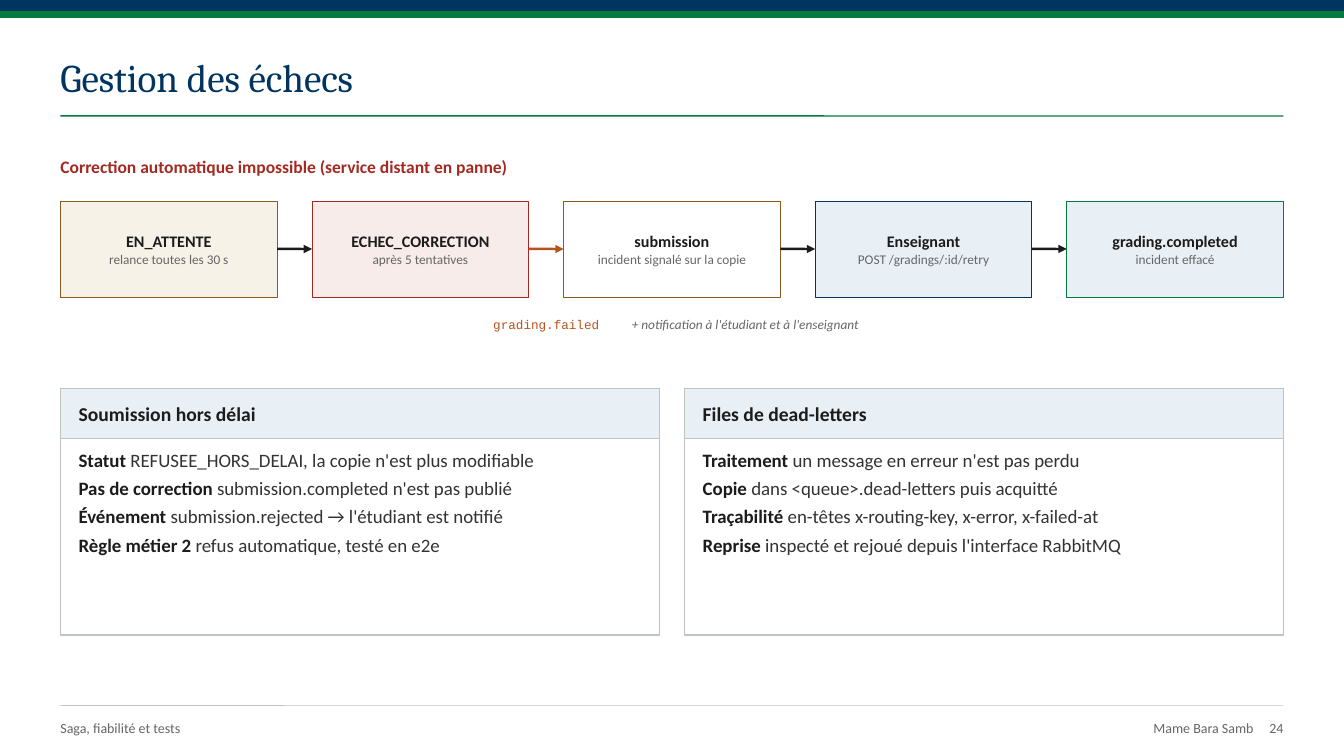
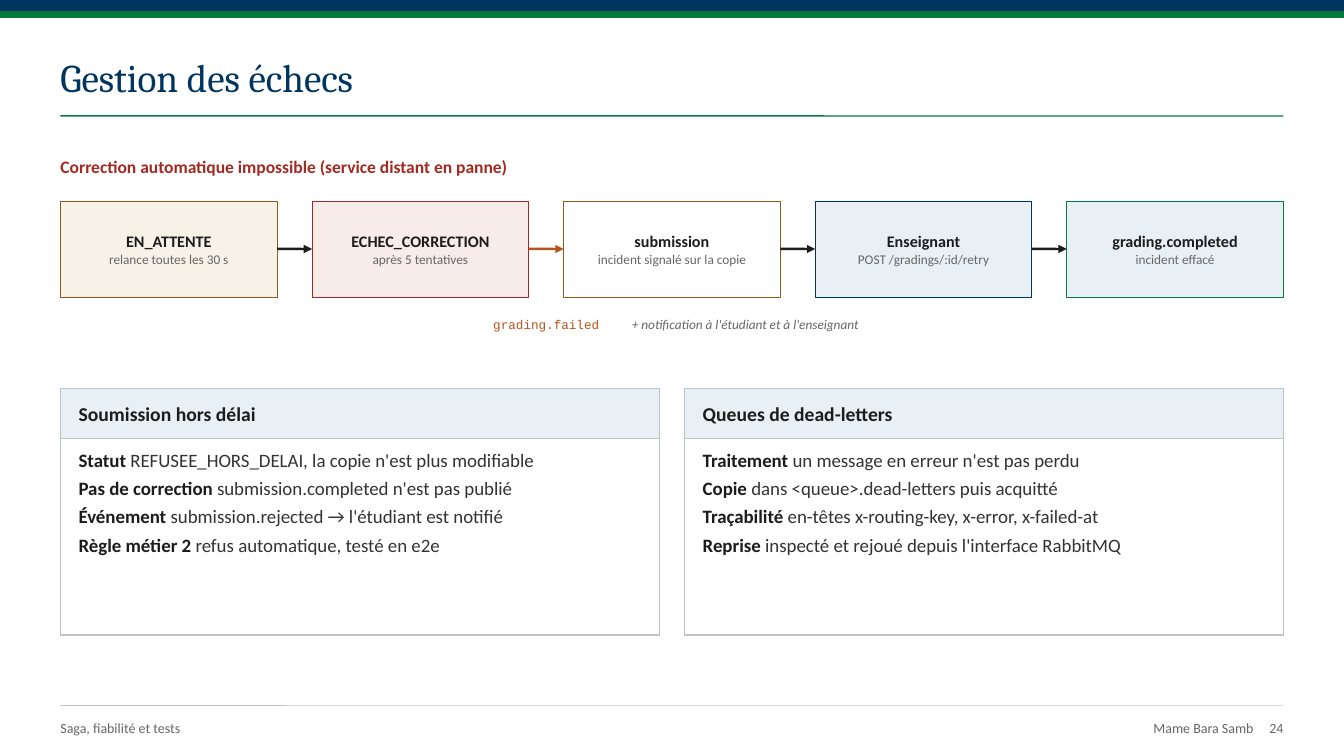
Before and after one commit to makhtar2/tp-microservices-evaluations, a slide deck: slide 24 of presentation/Soutenance-Plateforme-Evaluations.pptx. Drawn at 1344x756 pixels with LibreOffice and Linux fonts; fonts in the diff are those of the drawing. Boxes give left, top, right and bottom in pixels: in the first picture for what was removed or moved away, otherwise in the second. Text is boxed around its words. In the diff, an @@ line names an element or a change of style, - is before the commit and + after.

```diff
--- a/presentation/Soutenance-Plateforme-Evaluations.pptx
+++ b/presentation/Soutenance-Plateforme-Evaluations.pptx
@@ text at bbox=[703, 407, 892, 424]: text changed @@
-Files de dead-letters
+Queues de dead-letters
```
Also in this commit, not shown: 2 other slides changed, 13 other files.
